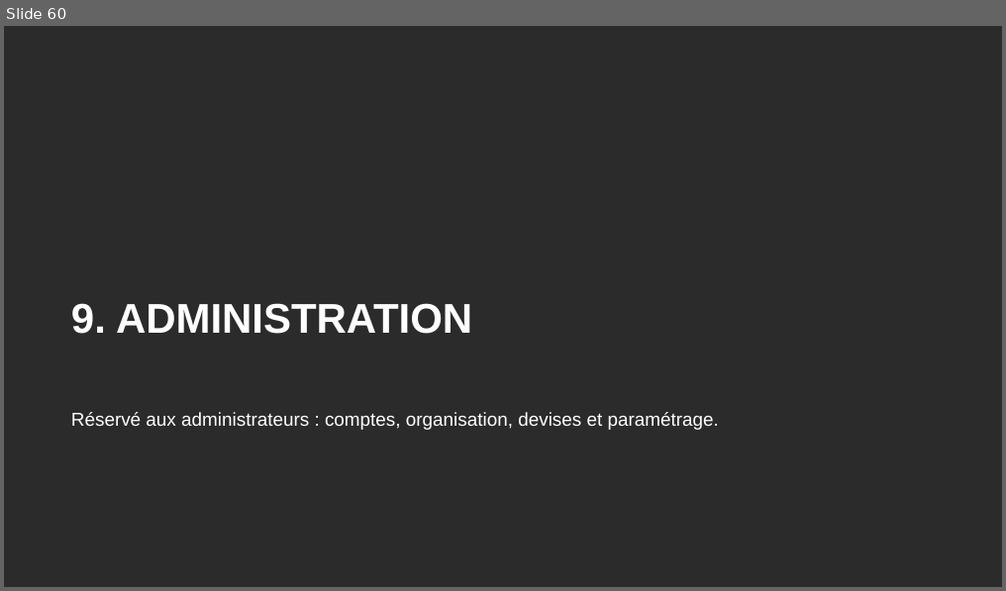
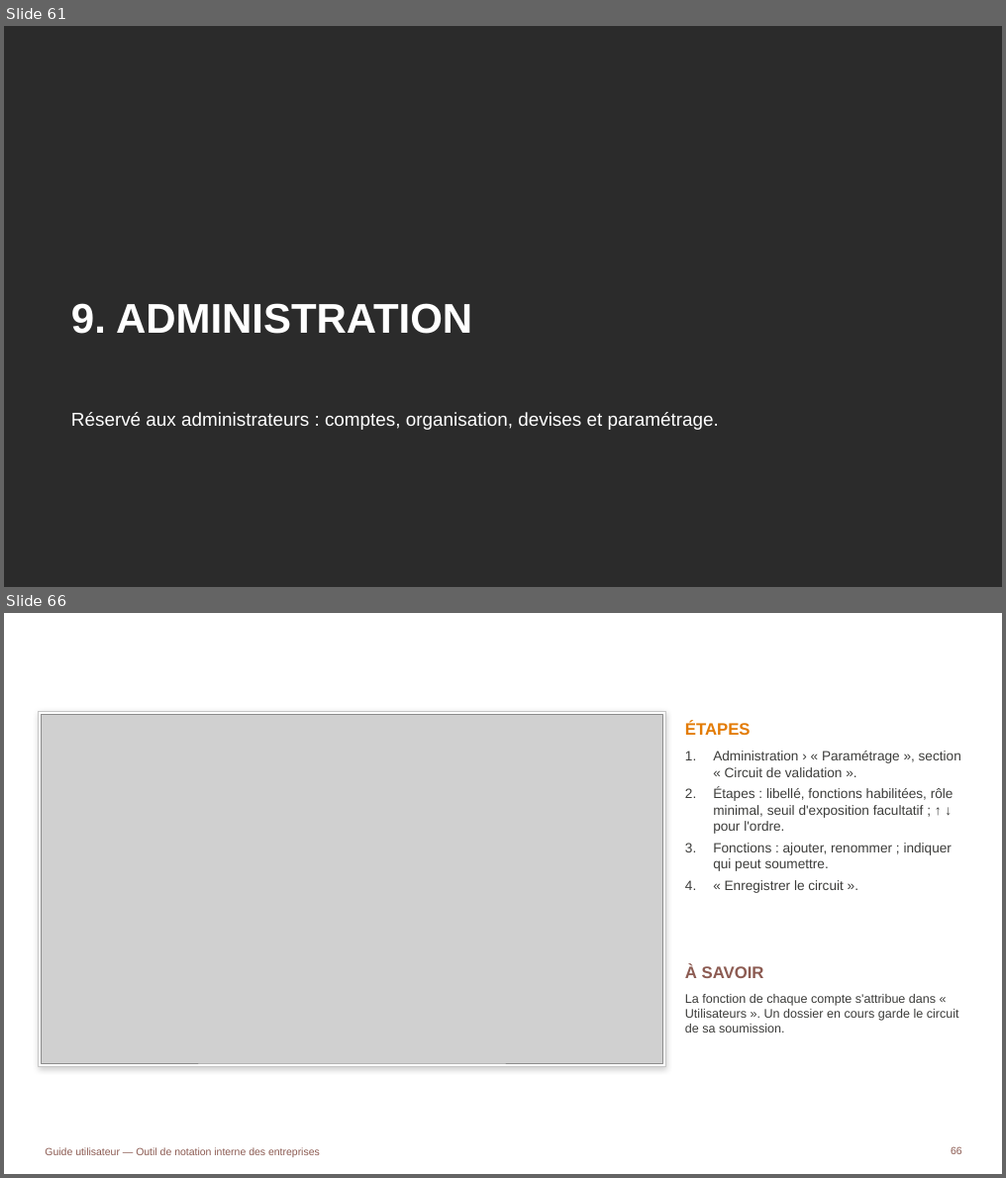
Before and after one commit to tariqeddoumi/Entreprise-scoring-cl, a slide deck: docs/guides/Guide_utilisateur_outil_notation.pptx. Shown one above the other, each under a label of ours: slide 60 before the commit, slides 61 and 66 after it; the slides between them are not shown. The pictures are 1006x591 and 1006x1178 pixels, drawn with LibreOffice and Linux fonts; fonts in the diff are those of the drawing; grey boxes stand for pictures; background and template pictures are left out; a plain dark background stands for a picture behind light text. Boxes give left, top, right and bottom in pixels: in the first picture for what was removed or moved away, otherwise in the second. Text is boxed around its words. In the diff, an @@ line names an element or a change of style, - is before the commit and + after.

```diff
--- a/docs/guides/Guide_utilisateur_outil_notation.pptx
+++ b/docs/guides/Guide_utilisateur_outil_notation.pptx
@@ slide 66 added at (4, 613, 1002, 1174), background #FFFFFF @@
@@ title added at (53, 636, 868, 694), 24 pt, text #FFFFFF, bold @@
+PARAMÉTRER LE CIRCUIT DE VALIDATION
@@ rectangle added at (39, 711, 665, 1066), fill #FFFFFF, outline #C6C6C6 0.75 pt @@
@@ picture added at (42, 714, 662, 1063) @@
@@ text added at (685, 722, 750, 735), 16 pt, text #E37B05, bold @@
+ÉTAPES
@@ text added at (713, 751, 961, 893), 13 pt, text #3D3D3B @@
+1. Administration › « Paramétrage », section « Circuit de validation ».
+2. Étapes : libellé, fonctions habilitées, rôle minimal, seuil d'exposition facultatif ; ↑ ↓ pour l'ordre.
+3. Fonctions : ajouter, renommer ; indiquer qui peut soumettre.
+4. « Enregistrer le circuit ».
@@ text added at (685, 964, 764, 978), 16 pt, text #8C5B52, bold @@
+À SAVOIR
@@ text added at (685, 994, 959, 1033), 12 pt, text #3D3D3B @@
+La fonction de chaque compte s'attribue dans « Utilisateurs ». Un dossier en cours garde le circuit de sa soumission.
@@ page number added at (950, 1147, 962, 1155), 10 pt, text #8C5B52 @@
+66
@@ text added at (45, 1148, 320, 1157), 10 pt, text #8C5B52 @@
+Guide utilisateur — Outil de notation interne des entreprises
@@ what was slide 60 is now slide 61 @@
```
Also in this commit, not shown: 7 slides changed, 1 other slide added, 2 other files.
